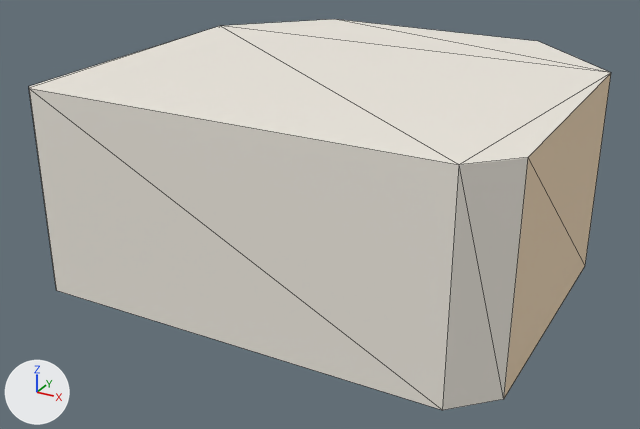
One commit to the glTF model docs/univers/archipeo/batiments/modeles/6e-batiment-quartier-de-boussole/loin-etape-1.glb: the scene before it, then after it.
Before and after are seen from a 50 mm lens placed at (0.7, -1.341, 0.765), pointed at (-0.023, -0.027, 0.108). Arrows for +X, +Y and +Z are at lower left; the lights stay in place. The picture after the commit comes second. Mesh edges are drawn as thin lines. Vertices at exactly the same position are counted once.

The first picture shows 'loin'.
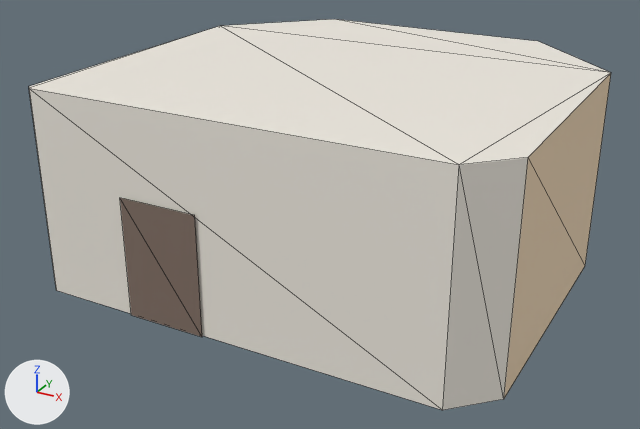
Edits to the bpy script that builds the scene:
```text
Change me_loin:
    used by ob_loin; location = (0.0, 0.0, 0.0)
    verts and faces of me_loin; kept vertices keep their numbers, new ones are numbered from 16
    remove me_loin.from_pydata(...)  # 16 vertices, 22 faces; spans x -0.4..0.415, y -0.337..0.398, z 0.0..0.373
    add me_loin.from_pydata(...)  # 20 vertices, 24 faces; spans x -0.4..0.415, y -0.34..0.398, z 0.0..0.373
    me_loin part 1
    add verts[16] = (-0.217, -0.34, 0.0)  # pixel (131, 315)
    add verts[17] = (-0.069, -0.34, 0.0)  # pixel (202, 337)
    add verts[18] = (-0.069, -0.34, 0.217)  # pixel (194, 215)
    add verts[19] = (-0.217, -0.34, 0.217)  # pixel (119, 197)
    add faces += [(16, 17, 19), (17, 18, 19)]
```

What differs and where, as boxes (x1, y1, x2, y2) in the pictures (640 x 429 px):
part 1 of me_loin, added (brown)
    after: (120, 198, 202, 337)
